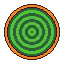
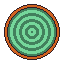
The second 64×64 image is a revision of the first. Changes to its layers:
hid "background" (1st of 2) over [5, 5, 59, 59]
added layer "Copy of background" above "background" over [5, 5, 59, 59]
